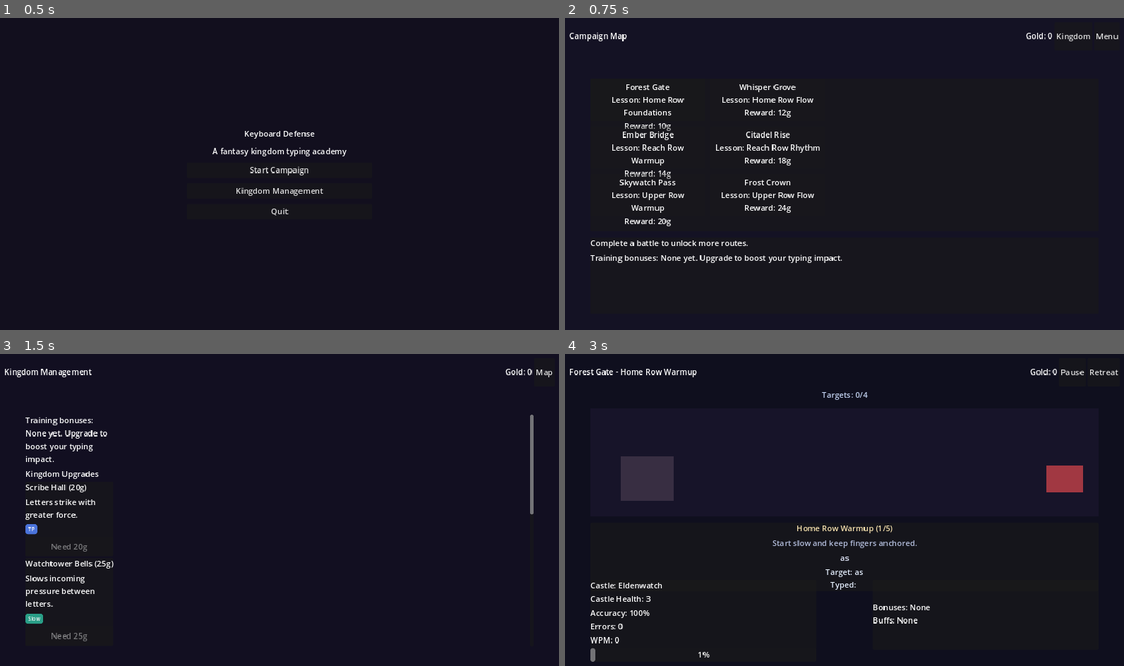
Above: before the commit, frames 1-4 (two rows, left to right).
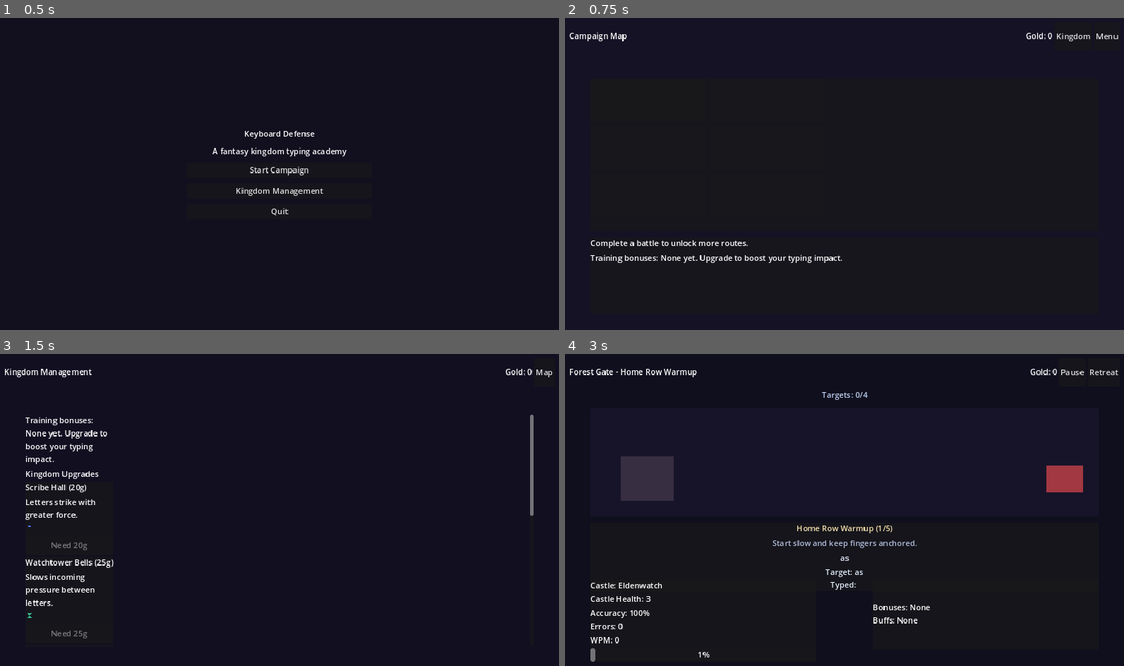
Above: after the commit, the same moments.

Repository: WanderlustCoder/Keyboard-Defense-AzureVale
Game: Godot game, scene res://scenes/MainMenu.tscn
Same seed, same stepped clock (60 frames per second), same inputs: the game is played once before the commit and once after it.
Inputs (mouse positions are in pixels of both pictures, inside the frame that each line leads up to):
- Up to frame 1 (0.5 s): no input
- Up to frame 2 (0.75 s): click "Start Campaign" at 0.5 s
- Up to frame 3 (1.5 s): click "Kingdom" at 1.25 s
- Up to frame 4 (3 s): click "Map" at 2 s; click (648, 435) at 2.75 s

Frame 1 is identical in both runs. In frame 2, 2.0% of the frame differs, in the area x 8-46%, y 21-67%; in frame 3, 0.8%; in frame 4, less than 0.1%.

Commit message:
Tighten map cards and add icon tags

Diff:
--- a/apps/keyboard-defense-godot/scripts/CampaignMap.gd
+++ b/apps/keyboard-defense-godot/scripts/CampaignMap.gd
@@ -60,10 +60,10 @@
 		content.anchor_right = 1.0
 		content.anchor_bottom = 1.0
 		content.offset_left = 8
-		content.offset_top = 6
+		content.offset_top = 8
 		content.offset_right = -8
-		content.offset_bottom = -6
-		content.add_theme_constant_override("separation", 2)
+		content.offset_bottom = -8
+		content.add_theme_constant_override("separation", 4)
 		content.mouse_filter = Control.MOUSE_FILTER_IGNORE
 		button.add_child(content)
 
@@ -72,6 +72,9 @@
 		title.size_flags_horizontal = Control.SIZE_EXPAND_FILL
 		title.horizontal_alignment = HORIZONTAL_ALIGNMENT_CENTER
 		title.autowrap_mode = TextServer.AUTOWRAP_WORD
+		title.max_lines_visible = 2
+		title.text_overrun_behavior = TextServer.OVERRUN_TRIM_ELLIPSIS
+		title.add_theme_font_size_override("font_size", 16)
 		title.mouse_filter = Control.MOUSE_FILTER_IGNORE
 		content.add_child(title)
 
@@ -80,6 +83,9 @@
 		lesson_label.size_flags_horizontal = Control.SIZE_EXPAND_FILL
 		lesson_label.horizontal_alignment = HORIZONTAL_ALIGNMENT_CENTER
 		lesson_label.autowrap_mode = TextServer.AUTOWRAP_WORD
+		lesson_label.max_lines_visible = 2
+		lesson_label.text_overrun_behavior = TextServer.OVERRUN_TRIM_ELLIPSIS
+		lesson_label.add_theme_font_size_override("font_size", 14)
 		lesson_label.mouse_filter = Control.MOUSE_FILTER_IGNORE
 		content.add_child(lesson_label)
 
@@ -90,6 +96,9 @@
 			reward_label.size_flags_horizontal = Control.SIZE_EXPAND_FILL
 			reward_label.horizontal_alignment = HORIZONTAL_ALIGNMENT_CENTER
 			reward_label.autowrap_mode = TextServer.AUTOWRAP_WORD
+			reward_label.max_lines_visible = 1
+			reward_label.text_overrun_behavior = TextServer.OVERRUN_TRIM_ELLIPSIS
+			reward_label.add_theme_font_size_override("font_size", 12)
 			reward_label.mouse_filter = Control.MOUSE_FILTER_IGNORE
 			content.add_child(reward_label)
 		map_grid.add_child(button)
--- a/apps/keyboard-defense-godot/scripts/KingdomHub.gd
+++ b/apps/keyboard-defense-godot/scripts/KingdomHub.gd
@@ -7,6 +7,8 @@
 @onready var unit_list: VBoxContainer = $Scroll/Content/UnitList
 @onready var progression = get_node("/root/ProgressionState")
 @onready var game_controller = get_node("/root/GameController")
+
+var icon_cache: Dictionary = {}
 
 func _ready() -> void:
 	back_button.pressed.connect(_on_back_pressed)
@@ -39,43 +41,39 @@
 func _get_upgrade_tags(effects: Dictionary) -> Array:
 	var tags: Array = []
 	if float(effects.get("typing_power", 0.0)) != 0.0:
-		tags.append(_make_tag("TP", "Typing Power", Color(0.29, 0.45, 0.86)))
+		tags.append(_make_tag("res://assets/icons/typing_power.png", "Typing Power"))
 	if float(effects.get("threat_rate_multiplier", 0.0)) != 0.0:
-		tags.append(_make_tag("Slow", "Threat Slow", Color(0.16, 0.62, 0.53)))
+		tags.append(_make_tag("res://assets/icons/threat_slow.png", "Threat Slow"))
 	if float(effects.get("mistake_forgiveness", 0.0)) != 0.0:
-		tags.append(_make_tag("Forgive", "Mistake Forgiveness", Color(0.84, 0.62, 0.19)))
+		tags.append(_make_tag("res://assets/icons/mistake_forgiveness.png", "Mistake Forgiveness"))
 	if int(effects.get("castle_health_bonus", 0)) != 0:
-		tags.append(_make_tag("HP", "Castle Health", Color(0.69, 0.24, 0.24)))
+		tags.append(_make_tag("res://assets/icons/castle_health.png", "Castle Health"))
 	return tags
 
-func _make_tag(label_text: String, tooltip: String, color: Color) -> Dictionary:
-	return {"label": label_text, "tooltip": tooltip, "color": color}
+func _make_tag(icon_path: String, tooltip: String) -> Dictionary:
+	return {"icon_path": icon_path, "tooltip": tooltip}
 
-func _build_tag_badge(tag: Dictionary) -> PanelContainer:
-	var badge = PanelContainer.new()
-	var style = StyleBoxFlat.new()
-	style.bg_color = tag.get("color", Color(0.2, 0.2, 0.2))
-	style.corner_radius_top_left = 6
-	style.corner_radius_top_right = 6
-	style.corner_radius_bottom_left = 6
-	style.corner_radius_bottom_right = 6
-	style.content_margin_left = 6
-	style.content_margin_right = 6
-	style.content_margin_top = 2
-	style.content_margin_bottom = 2
-	badge.add_theme_stylebox_override("panel", style)
-	badge.tooltip_text = str(tag.get("tooltip", ""))
-	badge.mouse_filter = Control.MOUSE_FILTER_IGNORE
+func _load_icon(path: String) -> Texture2D:
+	if icon_cache.has(path):
+		return icon_cache[path]
+	var image = Image.new()
+	if image.load(path) != OK:
+		return null
+	var texture = ImageTexture.create_from_image(image)
+	icon_cache[path] = texture
+	return texture
 
-	var label = Label.new()
-	label.text = str(tag.get("label", ""))
-	label.horizontal_alignment = HORIZONTAL_ALIGNMENT_CENTER
-	label.vertical_alignment = VERTICAL_ALIGNMENT_CENTER
-	label.add_theme_color_override("font_color", Color(0.96, 0.96, 0.96))
-	label.add_theme_font_size_override("font_size", 12)
-	label.mouse_filter = Control.MOUSE_FILTER_IGNORE
-	badge.add_child(label)
-	return badge
+func _build_tag_badge(tag: Dictionary) -> TextureRect:
+	var icon = TextureRect.new()
+	var icon_path = str(tag.get("icon_path", ""))
+	icon.texture = _load_icon(icon_path)
+	icon.custom_minimum_size = Vector2(20, 20)
+	icon.expand_mode = TextureRect.EXPAND_KEEP_SIZE
+	icon.stretch_mode = TextureRect.STRETCH_KEEP_CENTERED
+	icon.texture_filter = CanvasItem.TEXTURE_FILTER_NEAREST
+	icon.tooltip_text = str(tag.get("tooltip", ""))
+	icon.mouse_filter = Control.MOUSE_FILTER_IGNORE
+	return icon
 
 func _build_upgrade_section(container: VBoxContainer, upgrades: Array) -> void:
 	for child in container.get_children():
@@ -106,7 +104,7 @@
 		var tags = _get_upgrade_tags(effects)
 		if not tags.is_empty():
 			var tag_row = HBoxContainer.new()
-			tag_row.add_theme_constant_override("separation", 6)
+			tag_row.add_theme_constant_override("separation", 8)
 			for tag in tags:
 				tag_row.add_child(_build_tag_badge(tag))
 			box.add_child(tag_row)
--- a/apps/keyboard-defense-godot/scripts/tests/run_tests.gd
+++ b/apps/keyboard-defense-godot/scripts/tests/run_tests.gd
@@ -6,6 +6,7 @@
 	"res://scripts/tests/test_progression_state.gd",
 	"res://scripts/tests/test_scene_load.gd",
 	"res://scripts/tests/test_battle_layout.gd",
+	"res://scripts/tests/test_map_layout.gd",
 	"res://scripts/tests/test_battle_smoke.gd",
 	"res://scripts/tests/test_battle_autoplay.gd",
 	"res://scripts/tests/test_battle_buffs.gd"
--- /dev/null
+++ b/apps/keyboard-defense-godot/scripts/tests/test_map_layout.gd
@@ -0,0 +1,105 @@
+extends RefCounted
+
+const TestHelper = preload("res://scripts/tests/test_helper.gd")
+const ProgressionStateScript = preload("res://scripts/ProgressionState.gd")
+const EXTRA_SCALE := 1.5
+
+func run_with_tree(tree: SceneTree) -> Dictionary:
+	var helper = TestHelper.new()
+	var packed = load("res://scenes/CampaignMap.tscn")
+	helper.assert_true(packed != null, "scene loads: campaign map")
+	if packed == null:
+		return helper.summary()
+	var base_size = _get_project_viewport_size(helper)
+	var sizes: Array = _build_viewport_sizes(base_size)
+	for viewport_size in sizes:
+		_assert_layout_for_size(helper, packed, tree, viewport_size)
+	return helper.summary()
+
+func _get_project_viewport_size(helper: TestHelper) -> Vector2:
+	var width = ProjectSettings.get_setting("display/window/size/viewport_width")
+	var height = ProjectSettings.get_setting("display/window/size/viewport_height")
+	var has_settings = width != null and height != null
+	helper.assert_true(has_settings, "project viewport size configured")
+	if not has_settings:
+		return Vector2(1280, 720)
+	return Vector2(float(width), float(height))
+
+func _build_viewport_sizes(base_size: Vector2) -> Array:
+	var sizes: Array = [base_size]
+	var scaled = Vector2(base_size.x * EXTRA_SCALE, base_size.y * EXTRA_SCALE)
+	if scaled != base_size:
+		sizes.append(scaled)
+	return sizes
+
+func _assert_layout_for_size(helper: TestHelper, packed: PackedScene, tree: SceneTree, viewport_size: Vector2) -> void:
+	var instance = packed.instantiate()
+	var size_label = "%dx%d" % [int(viewport_size.x), int(viewport_size.y)]
+	helper.assert_true(instance is Control, "campaign map root is Control (%s)" % size_label)
+	if instance is Control:
+		var root = tree.root
+		var original_size = root.size
+		root.size = viewport_size
+		var control := instance as Control
+		control.set_anchors_preset(Control.PRESET_FULL_RECT)
+		root.add_child(control)
+		var progression = ProgressionStateScript.new()
+		progression.persistence_enabled = false
+		progression._load_static_data()
+		control.progression = progression
+		control.map_grid = control.get_node("MapPanel/MapGrid")
+		control.gold_label = control.get_node("TopBar/GoldLabel")
+		control.summary_label = control.get_node("SummaryPanel/Content/SummaryLabel")
+		control.modifiers_label = control.get_node("SummaryPanel/Content/ModifiersLabel")
+		if control.has_method("_refresh"):
+			control.call("_refresh")
+		_assert_map_layout(helper, control, viewport_size, size_label)
+		root.remove_child(control)
+		control.free()
+		progression.free()
+		root.size = original_size
+	else:
+		instance.free()
+
+func _assert_map_layout(helper: TestHelper, map: Control, viewport_size: Vector2, size_label: String) -> void:
+	var map_panel := map.get_node("MapPanel") as Control
+	var map_grid := map.get_node("MapPanel/MapGrid") as GridContainer
+	helper.assert_true(map_panel != null, "MapPanel exists (%s)" % size_label)
+	helper.assert_true(map_grid != null, "MapGrid exists (%s)" % size_label)
+	if map_panel == null or map_grid == null:
+		return
+
+	var panel_size = _resolve_control_size(map_panel, viewport_size)
+	var grid_size = _resolve_control_size(map_grid, panel_size)
+	helper.assert_true(grid_size.x > 0.0 and grid_size.y > 0.0, "MapGrid has size (%s)" % size_label)
+
+	var controls: Array = []
+	for child in map_grid.get_children():
+		if child is Control:
+			controls.append(child)
+	var total = controls.size()
+	helper.assert_true(total > 0, "Map nodes exist (%s)" % size_label)
+	if total == 0:
+		return
+
+	var columns = max(map_grid.columns, 1)
+	var rows = int(ceil(float(total) / float(columns)))
+	var h_sep = float(map_grid.get_theme_constant("h_separation"))
+	var v_sep = float(map_grid.get_theme_constant("v_separation"))
+	var cell_width = (grid_size.x - (columns - 1) * h_sep) / float(columns)
+	var cell_height = (grid_size.y - (rows - 1) * v_sep) / float(rows)
+	helper.assert_true(cell_width > 0.0 and cell_height > 0.0, "MapGrid cells positive (%s)" % size_label)
+
+	for button in controls:
+		var min_size = button.get_combined_minimum_size()
+		var target_width = button.custom_minimum_size.x
+		if target_width <= 0.0:
+			target_width = min_size.x
+		var target_height = max(button.custom_minimum_size.y, min_size.y)
+		helper.assert_true(target_width <= cell_width + 0.5, "Map card fits width (%s)" % size_label)
+		helper.assert_true(target_height <= cell_height + 0.5, "Map card fits height (%s)" % size_label)
+
+func _resolve_control_size(control: Control, parent_size: Vector2) -> Vector2:
+	var width = (control.anchor_right - control.anchor_left) * parent_size.x + control.offset_right - control.offset_left
+	var height = (control.anchor_bottom - control.anchor_top) * parent_size.y + control.offset_bottom - control.offset_top
+	return Vector2(width, height)
Binary file added: apps/keyboard-defense-godot/assets/icons/castle_health.png
Binary file added: apps/keyboard-defense-godot/assets/icons/mistake_forgiveness.png
Binary file added: apps/keyboard-defense-godot/assets/icons/threat_slow.png
Binary file added: apps/keyboard-defense-godot/assets/icons/typing_power.png
